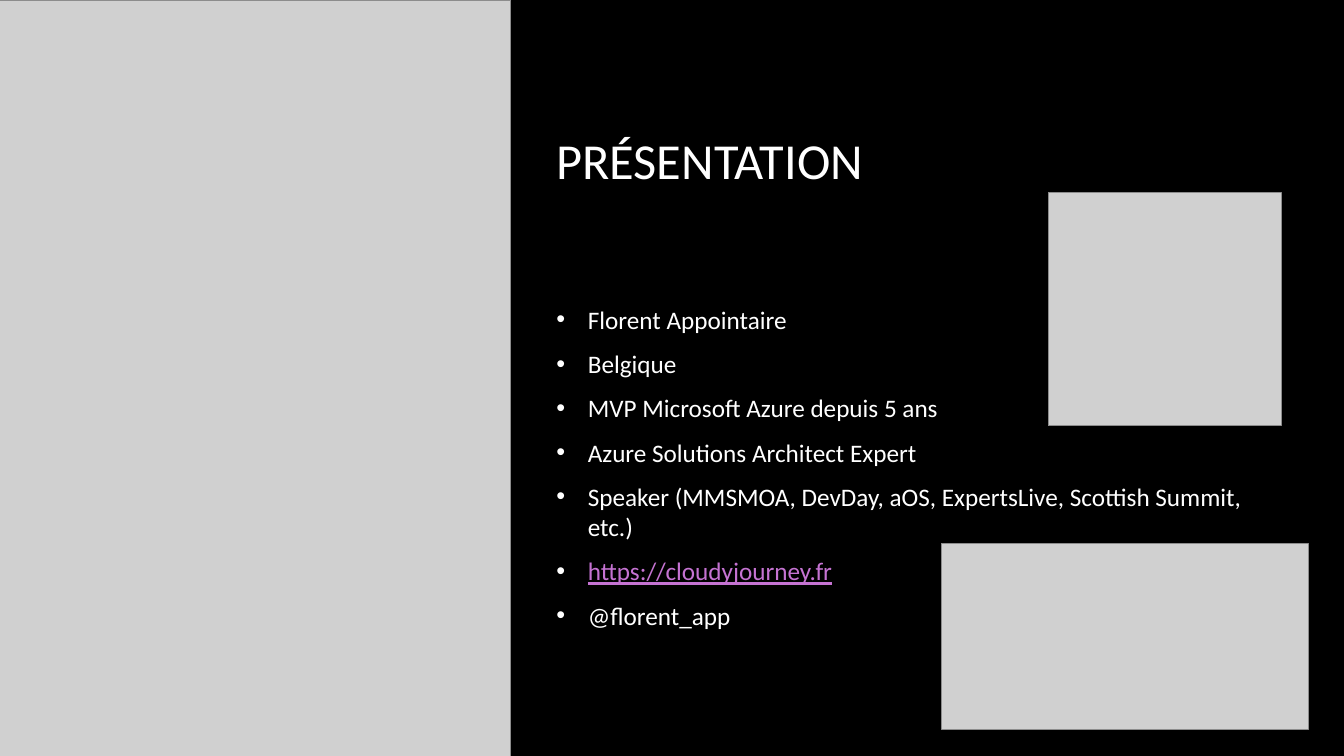
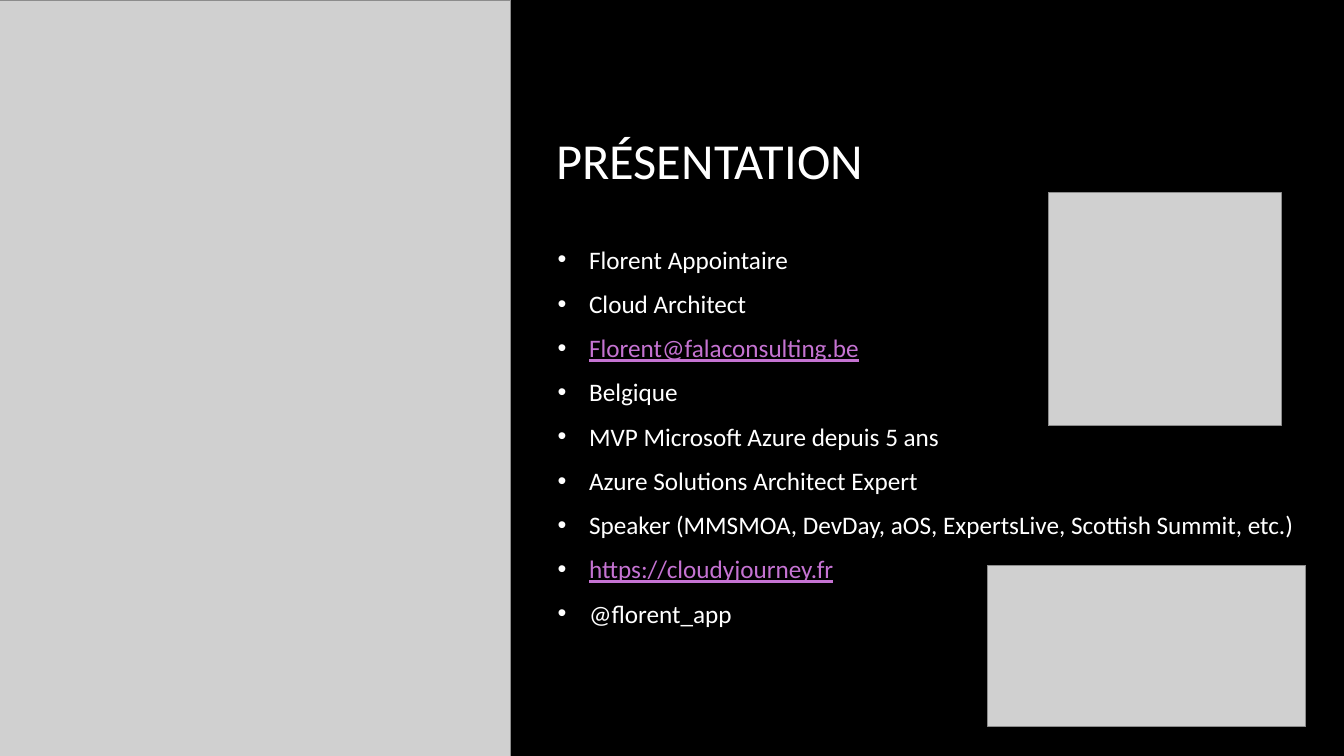
Before and after one commit to Flodu31/Presentations, a slide deck: slide 3 of DevDay_17112020/DevDay.pptx. Drawn at 1344x756 pixels with LibreOffice and Linux fonts; fonts in the diff are those of the drawing; grey boxes stand for pictures; background and template pictures are left out. Boxes give left, top, right and bottom in pixels: in the first picture for what was removed or moved away, otherwise in the second. Text is boxed around its words. In the diff, an @@ line names an element or a change of style, - is before the commit and + after.

```diff
--- a/DevDay_17112020/DevDay.pptx
+++ b/DevDay_17112020/DevDay.pptx
@@ text "Florent Appointaire": place and size @@
-text "Florent Appointaire" at [588,311,1240,629]
+text "Florent Appointaire" at [589,251,1293,627]
@@ text at [589,295,859,362]: paragraphs added @@
+• Cloud Architect
+• Florent@falaconsulting.be
@@ picture: place and size @@
-picture at [942,543,1309,730]
+picture at [988,566,1306,727]
```
Also in this commit, not shown: 5 other slides changed, 1 slide added, 5 other files.
